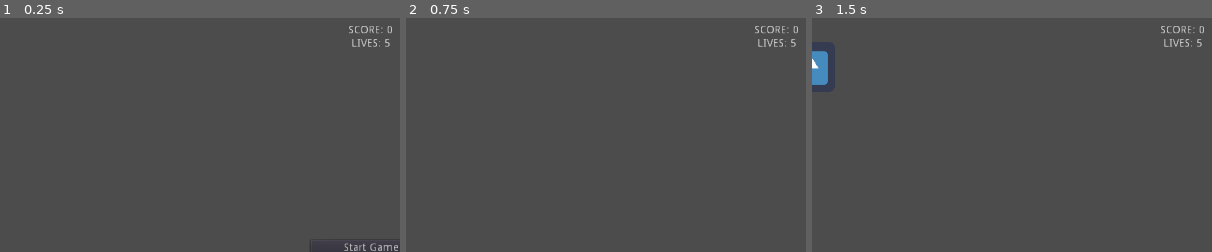
Above: before the commit, frames 1-3 (left to right).
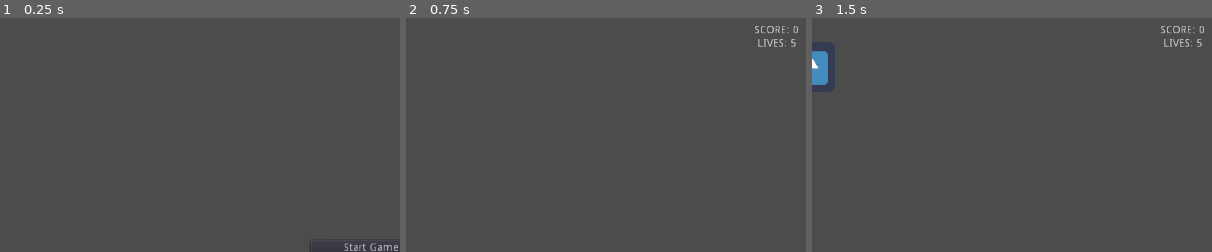
Above: after the commit, the same moments.

Repository: Beider/Beider
Game: Godot game, scene res://Scenes/Main.tscn
Two runs of this game, one before a commit and one after it. Both use one fixed random seed, a clock stepped at 60 frames per second and the inputs below. The engine's default icon, where the game draws it, is replaced by a stand-in: a white triangle on a blue panel in a dark square.
Inputs (mouse positions are % of the whole screen's width and height, from its top left):
- Up to frame 1 (0.25 s): no input
- Up to frame 2 (0.75 s): click "Start Game" at 0.5 s
- Up to frame 3 (1.5 s): move the mouse to (8, 83) at 1.27 s; click (8, 83) at 1.42 s
The pictures show only the part of the screen within x 4-54%, y 1-51%; the shares and areas given below are measured in that part.

The runs differ from the first frame. In frame 1, 0.3% of the frame differs, in the area x 87-98%, y 3-13%; in frame 2, nothing differs; in frame 3, nothing differs.

Commit message:
Signals example complete

Diff:
--- /dev/null
+++ b/SignalExample/Scenes/ClickAchivement.tscn
@@ -0,0 +1,6 @@
+[gd_scene load_steps=2 format=2]
+
+[ext_resource path="res://Scripts/Scenes/ClickAchivement.gd" type="Script" id=1]
+
+[node name="ClickAchivement" type="Node2D"]
+script = ExtResource( 1 )
--- a/SignalExample/Scenes/Main.tscn
+++ b/SignalExample/Scenes/Main.tscn
@@ -1,8 +1,9 @@
-[gd_scene load_steps=4 format=2]
+[gd_scene load_steps=5 format=2]
 
-[ext_resource path="res://Scripts/Scenes/UserInterface.gd" type="Script" id=1]
+[ext_resource path="res://Scenes/ClickAchivement.tscn" type="PackedScene" id=1]
 [ext_resource path="res://Scenes/Goal.tscn" type="PackedScene" id=2]
 [ext_resource path="res://Scenes/Spawner.tscn" type="PackedScene" id=3]
+[ext_resource path="res://Scripts/Scenes/UserInterface.gd" type="Script" id=4]
 
 [node name="Main" type="Node2D"]
 
@@ -26,7 +27,6 @@
 [node name="Score" type="Label" parent="CanvasLayer/Root"]
 anchor_right = 1.0
 margin_bottom = 59.0
-text = "Score : 0"
 align = 1
 valign = 1
 uppercase = true
@@ -49,4 +49,15 @@
 "_edit_use_anchors_": false
 }
 
+[node name="Achivements" type="Node2D" parent="."]
+
+[node name="5clicks" parent="Achivements" instance=ExtResource( 1 )]
+required_score = 5
+
+[node name="10clicks" parent="Achivements" instance=ExtResource( 1 )]
+required_score = 10
+
+[node name="15clicks" parent="Achivements" instance=ExtResource( 1 )]
+required_score = 15
+
 [connection signal="pressed" from="CanvasLayer/Root/BtnToggleSpawning" to="CanvasLayer/Root" method="_on_BtnToggleSpawning_pressed"]
--- a/SignalExample/Scripts/Managers/PlayerData.gd
+++ b/SignalExample/Scripts/Managers/PlayerData.gd
@@ -1,12 +1,21 @@
 extends Node
+
+# signals
+signal game_over;
+signal game_start;
+signal lives_changed(new_value);
+signal score_changed(new_value);
+
+# constants
+const SIGNAL_GAME_OVER : String = "game_over";
+const SIGNAL_GAME_START : String = "game_start";
+const SIGNAL_LIVES_CHANGED : String = "lives_changed";
+const SIGNAL_SCORE_CHANGED : String = "score_changed";
 
 # local variables
 var score : int = 0;
 var lives : int = 5;
 var game_in_progress : bool = false;
-
-var achivement_click_5 : bool = false;
-var achivement_click_10 : bool = false;
 
 
 #
@@ -14,40 +23,27 @@
 #
 func increase_score():
 	score += 1;
-	check_achivements();
+	emit_signal(SIGNAL_SCORE_CHANGED, score);
 
 #
 # decrease our lives
 #
 func decrease_lives():
 	lives -= 1;
+	emit_signal(SIGNAL_LIVES_CHANGED, lives);
 	check_game_over();
+
+func start_game():
+	#reset the game
+	lives = 5;
+	score = 0;
+	game_in_progress = true;
+	emit_signal(SIGNAL_GAME_START);
 
 #
 # check if we lost the game
 #
 func check_game_over():
 	if (lives <= 0):
-		#reset the game
-		lives = 5;
-		score = 0;
 		game_in_progress = false;
-
-		# stop spawners
-		for node in get_tree().get_nodes_in_group(Constants.GROUP_SPAWNERS):
-			node.is_spawning = false;
-
-		# clear up icons
-		for icon in get_tree().get_nodes_in_group(Constants.GROUP_MOVING_ICONS):
-			icon.despawn();
-
-#
-# check for achivements
-#
-func check_achivements():
-	if (score >= 5 && !achivement_click_5):
-		achivement_click_5 = true;
-		print("Got achivement! Click 5 icons!");
-	if (score >= 10 && !achivement_click_10):
-		achivement_click_10 = true;
-		print("Got achivement! Click 10 icons!");
+		emit_signal(SIGNAL_GAME_OVER);
--- /dev/null
+++ b/SignalExample/Scripts/Scenes/ClickAchivement.gd
@@ -0,0 +1,29 @@
+extends Node2D
+
+
+export var required_score : int = 0;
+
+var current_score : int = 0;
+
+# Called when the node enters the scene tree for the first time.
+func _ready():
+	if (required_score == 0):
+		queue_free();
+	PlayerData.connect(PlayerData.SIGNAL_SCORE_CHANGED, self, "on_score_changed");
+	PlayerData.connect(PlayerData.SIGNAL_GAME_OVER, self, "on_game_over");
+
+func _exit_tree():
+	PlayerData.disconnect(PlayerData.SIGNAL_SCORE_CHANGED, self, "on_score_changed");
+	PlayerData.disconnect(PlayerData.SIGNAL_GAME_OVER, self, "on_game_over");
+
+func on_game_over():
+	current_score = 0;
+
+func on_score_changed(value):
+	current_score += 1;
+	if (current_score >= required_score):
+		grant_achivement();
+
+func grant_achivement():
+	print("Got achivement! Click " + str(required_score) + " icons!");
+	queue_free();
--- a/SignalExample/Scripts/Scenes/MovingIcon.gd
+++ b/SignalExample/Scripts/Scenes/MovingIcon.gd
@@ -1,23 +1,28 @@
 extends Sprite
 class_name MovingIcon
 
+# signals
+signal about_to_despawn;
+
 #constants
+const SIGNAL_ABOUT_TO_DESPAWN : String = "about_to_despawn";
 const speed : float = 200.0;
 
 # local variables
 var target : Node2D = null;
-var owning_spawner : Spawner = null;
 
 # Called when the node enters the scene tree for the first time.
 func _ready():
 	# Get first goal that exists in tree
 	target = get_tree().get_nodes_in_group(Constants.GROUP_GOAL)[0];
+	PlayerData.connect(PlayerData.SIGNAL_GAME_OVER, self, "on_game_over");
 
-#
-# Called by spawner to set which spawner we belong to
-#
-func set_spawner(spawner : Spawner):
-	owning_spawner = spawner;
+func _exit_tree():
+	PlayerData.disconnect(PlayerData.SIGNAL_GAME_OVER, self, "on_game_over");
+
+
+func on_game_over():
+	queue_free();
 
 #
 # Move if we got a target
@@ -39,7 +44,7 @@
 # Called when we are told to despawn ourselves
 #
 func despawn():
-	owning_spawner.notify_despawn(self);
+	emit_signal(SIGNAL_ABOUT_TO_DESPAWN);
 	queue_free();
 
 #
--- a/SignalExample/Scripts/Scenes/Spawner.gd
+++ b/SignalExample/Scripts/Scenes/Spawner.gd
@@ -18,6 +18,20 @@
 # Called when the node enters the scene tree for the first time.
 func _ready():
 	moving_icon_scene = ResourceLoader.load(Constants.SCENE_MOVING_ICON);
+	PlayerData.connect(PlayerData.SIGNAL_GAME_OVER, self, "on_game_over");
+	PlayerData.connect(PlayerData.SIGNAL_GAME_START, self, "on_game_start");
+
+func _exit_tree():
+	PlayerData.disconnect(PlayerData.SIGNAL_GAME_OVER, self, "on_game_over");
+	PlayerData.disconnect(PlayerData.SIGNAL_GAME_START, self, "on_game_start");
+
+
+func on_game_over():
+	is_spawning = false;
+
+func on_game_start():
+	current_icons = 0;
+	is_spawning = true;
 
 #
 # spawns icons at regular intervals
@@ -40,11 +54,11 @@
 	var icon = moving_icon_scene.instance();
 	get_parent().add_child(icon);
 	icon.global_position = position;
-	icon.set_spawner(self);
+	icon.connect(MovingIcon.SIGNAL_ABOUT_TO_DESPAWN, self, "notify_despawn");
 	current_icons += 1;
 
 #
 # notification sent by the moving icon when it is despawned
 #
-func notify_despawn(icon):
+func notify_despawn():
 	current_icons -= 1;
--- a/SignalExample/Scripts/Scenes/UserInterface.gd
+++ b/SignalExample/Scripts/Scenes/UserInterface.gd
@@ -1,21 +1,35 @@
 extends Control
-
-
-
 
 # Called when the node enters the scene tree for the first time.
 func _ready():
-	pass # Replace with function body.
+	PlayerData.connect(PlayerData.SIGNAL_GAME_OVER, self, "on_game_over");
+	PlayerData.connect(PlayerData.SIGNAL_GAME_START, self, "on_game_start");
+	PlayerData.connect(PlayerData.SIGNAL_LIVES_CHANGED, self, "on_stats_changed");
+	PlayerData.connect(PlayerData.SIGNAL_SCORE_CHANGED, self, "on_stats_changed");
+
+func _exit_tree():
+	PlayerData.disconnect(PlayerData.SIGNAL_GAME_OVER, self, "on_game_over");
+	PlayerData.diconnect(PlayerData.SIGNAL_GAME_START, self, "on_game_start");
+	PlayerData.disconnect(PlayerData.SIGNAL_LIVES_CHANGED, self, "on_stats_changed");
+	PlayerData.disconnect(PlayerData.SIGNAL_SCORE_CHANGED, self, "on_stats_changed");
+
+func on_game_over():
+	$BtnToggleSpawning.visible = true;
+
+func on_game_start():
+	on_stats_changed(1);
 
 
-# Called every frame. 'delta' is the elapsed time since the previous frame.
-func _process(delta):
+#
+# update stats
+#
+func on_stats_changed(new_value):
 	$Score.text = "Score: " + str(PlayerData.score);
 	$Score.text += "\nLives: " + str(PlayerData.lives);
-	$BtnToggleSpawning.visible = !PlayerData.game_in_progress;
 
-
+#
+# toggle spawning button
+#
 func _on_BtnToggleSpawning_pressed():
-	PlayerData.game_in_progress = true;
-	for node in get_tree().get_nodes_in_group(Constants.GROUP_SPAWNERS):
-		node.is_spawning = true;
+	PlayerData.start_game();
+	$BtnToggleSpawning.visible = false;
Not shown: 1 places in SignalExample/Scenes/Main.tscn that only renumber resources
